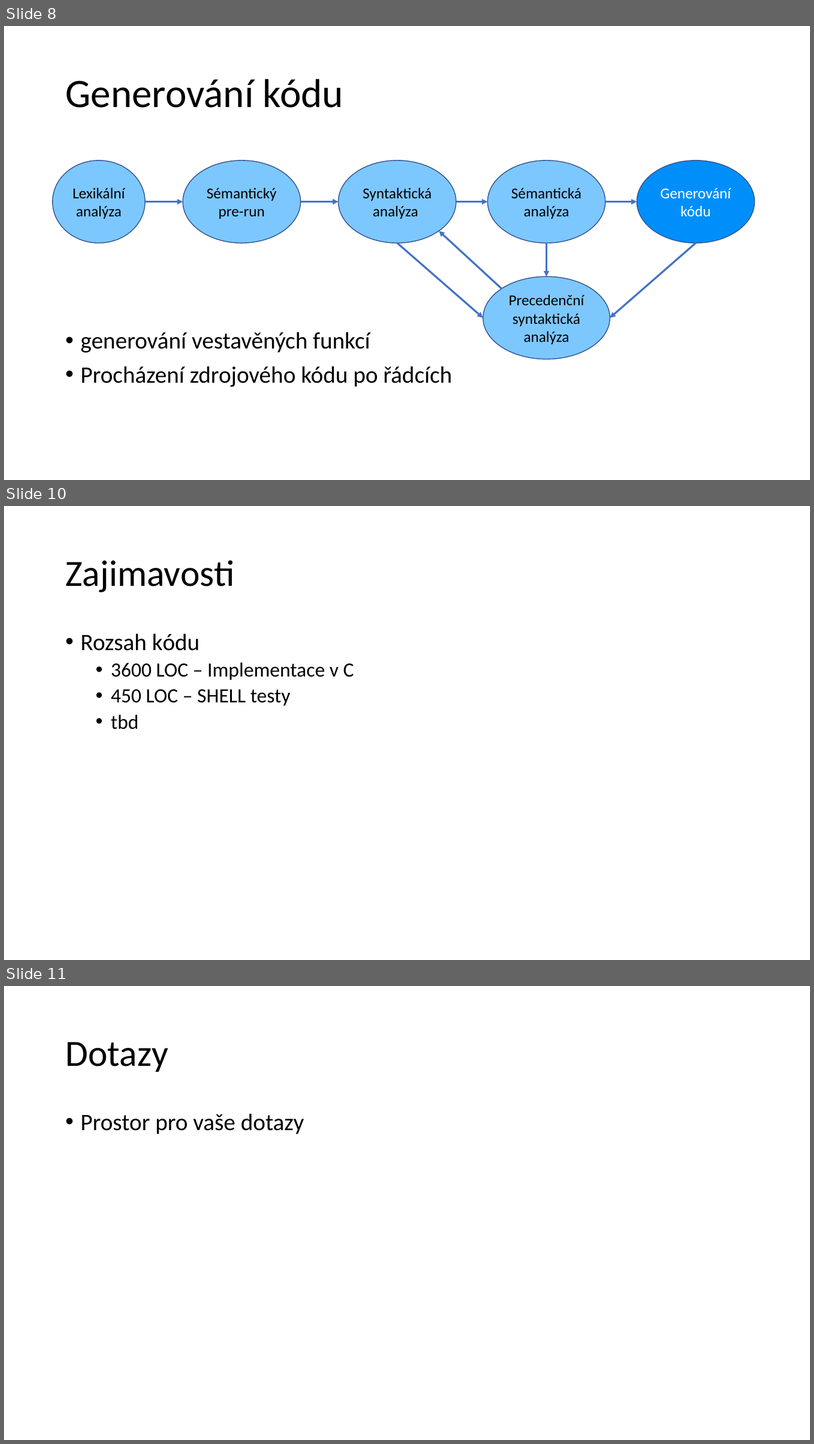
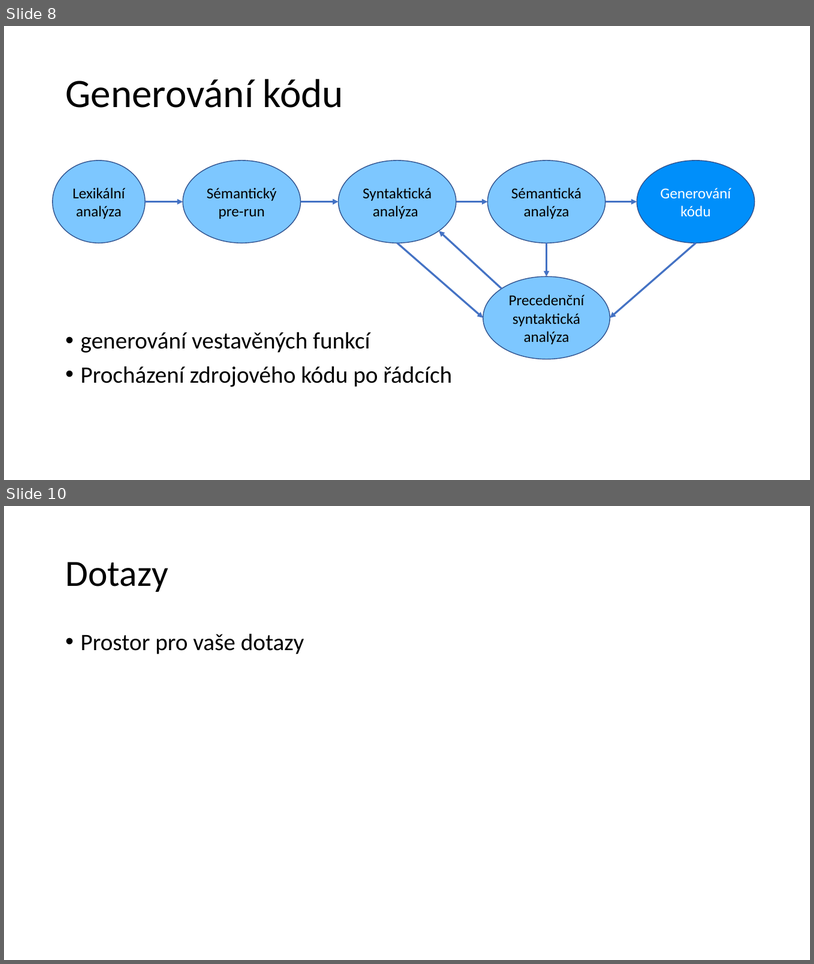
Before and after one commit to poli-cz/VUT-IFJ, a slide deck: obhajoba_ready/Formální jazyky a překladače.pptm. Shown one above the other, each under a label of ours: slides 8, 10 and 11 before the commit, slides 8 and 10 after it; the slides between them are not shown. The pictures are 814x1444 and 814x964 pixels, drawn with LibreOffice and Linux fonts; fonts in the diff are those of the drawing. Boxes give left, top, right and bottom in pixels: in the first picture for what was removed or moved away, otherwise in the second. Text is boxed around its words. In the diff, an @@ line names an element or a change of style, - is before the commit and + after.

```diff
--- a/obhajoba_ready/Formální jazyky a překladače.pptm
+++ b/obhajoba_ready/Formální jazyky a překladače.pptm
@@ slide 10 removed at <box>4,506,810,960</box>, background #FFFFFF @@
@@ title removed at <box>65,560,234,592</box> @@
-Zajimavosti
@@ text removed at <box>81,633,354,729</box> @@
-• Rozsah kódu
-  • 3600 LOC – Implementace v C
-  • 450 LOC – SHELL testy
-  • tbd
@@ what was slide 11 is now slide 10 @@
```
Also in this commit, not shown: 2 slides changed, 1 other file.
